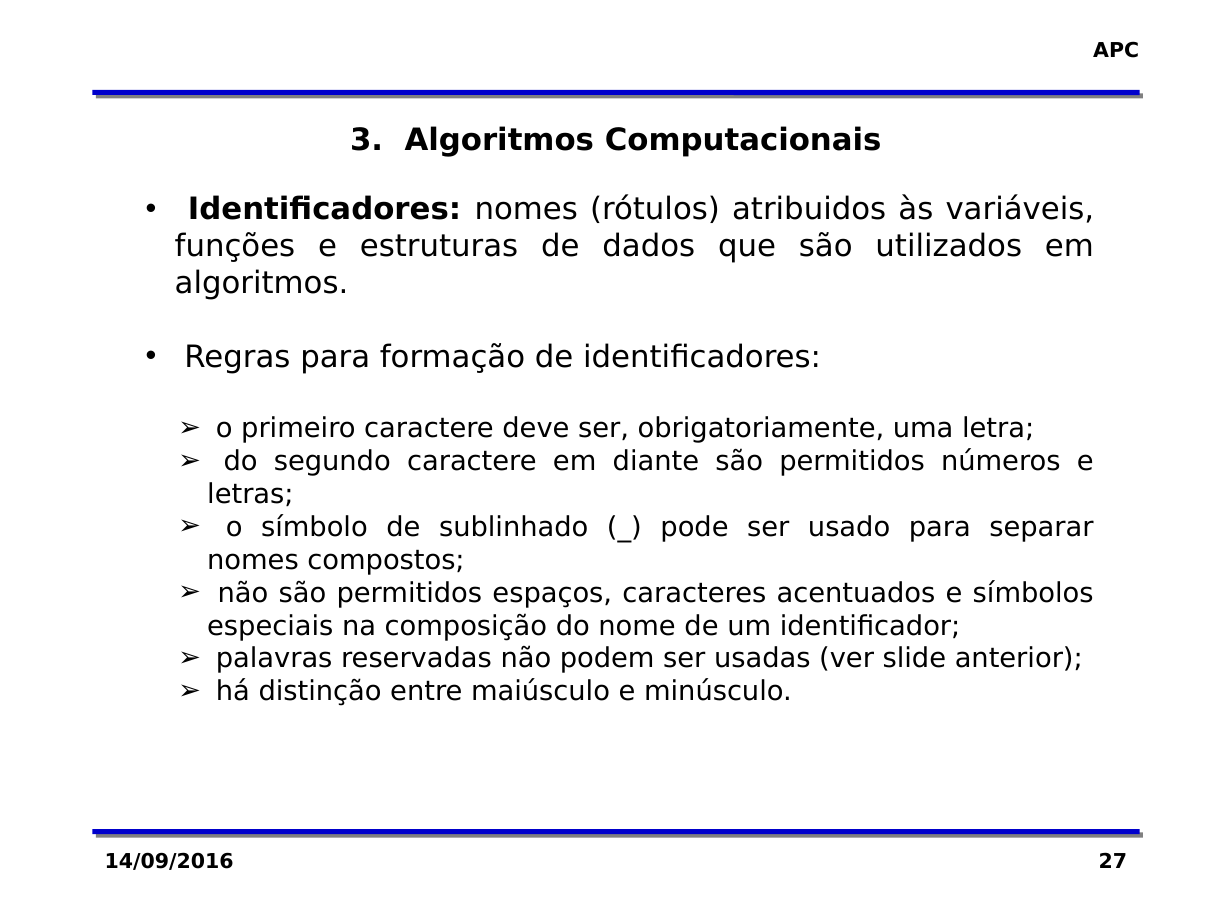
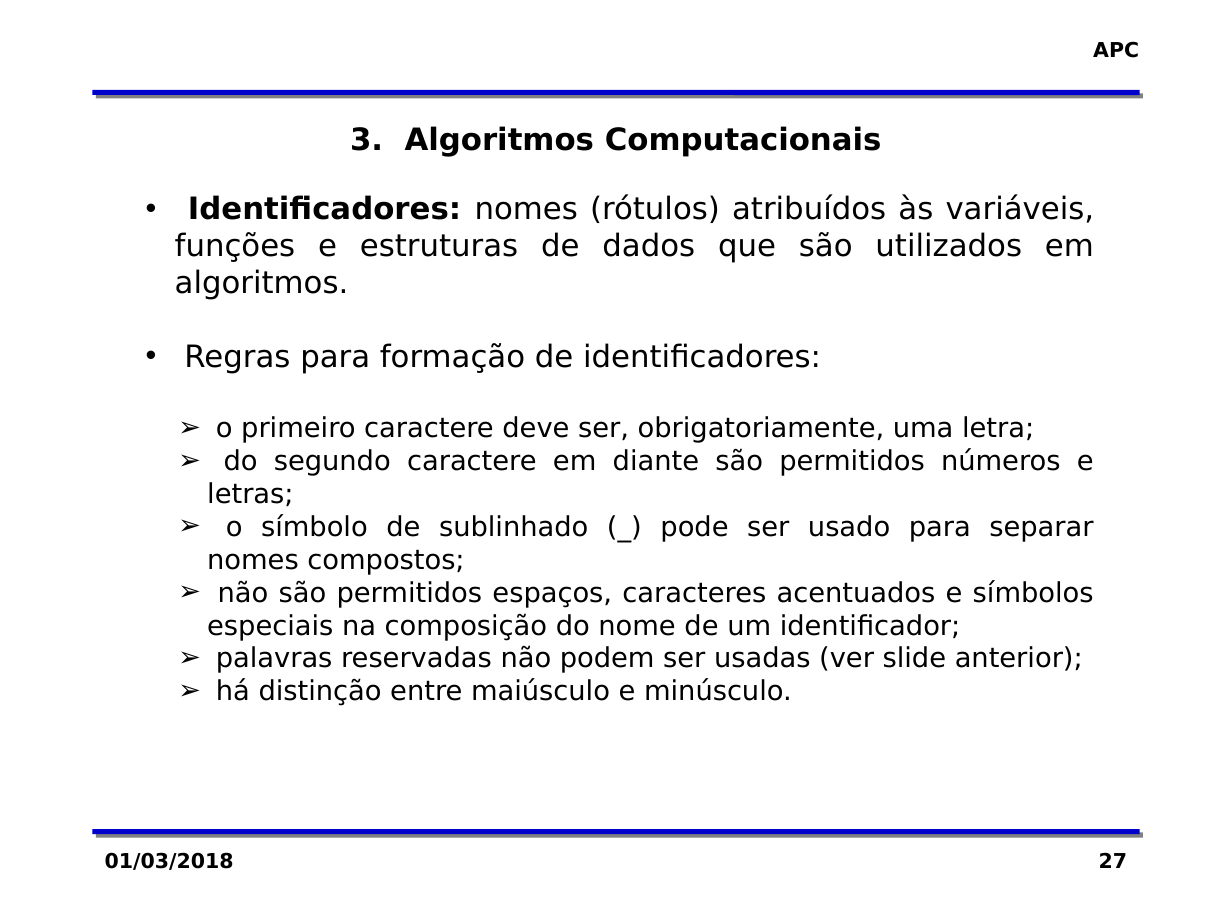
Before and after one commit to zaghetto/Algoritmos, a slide deck: slide 27 of MÓDULOS DE AULA/Módulo 03 - O Conceito de Algoritmo.pptx. Drawn at 1232x924 pixels with LibreOffice and Linux fonts; fonts in the diff are those of the drawing; background and template pictures are left out. Boxes give left, top, right and bottom in pixels: in the first picture for what was removed or moved away, otherwise in the second. Text is boxed around its words. In the diff, an @@ line names an element or a change of style, - is before the commit and + after.

```diff
--- a/MÓDULOS DE AULA/Módulo 03 - O Conceito de Algoritmo.pptx
+++ b/MÓDULOS DE AULA/Módulo 03 - O Conceito de Algoritmo.pptx
@@ text at [175, 194, 1095, 300]: text changed @@
-• Identificadores: nomes (rótulos) atribuidos às variáveis, funções e estruturas de dados que são utilizados em algoritmos.
+• Identificadores: nomes (rótulos) atribuídos às variáveis, funções e estruturas de dados que são utilizados em algoritmos.
@@ text at [105, 852, 234, 870]: text changed @@
-14/09/2016
+01/03/2018
```
Also in this commit, not shown: 53 other slides changed, 1 slide added, 1 slide removed.
